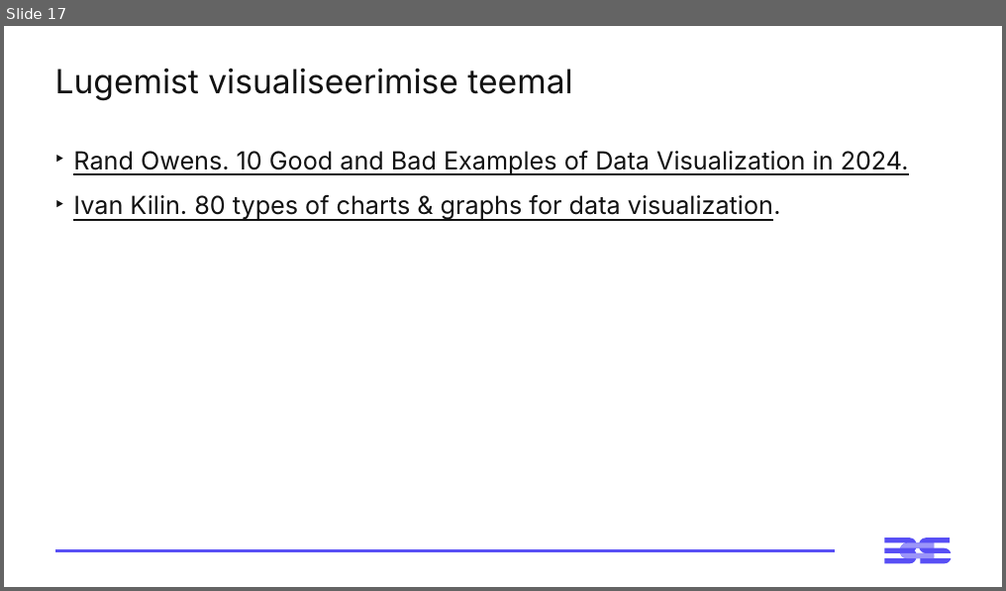
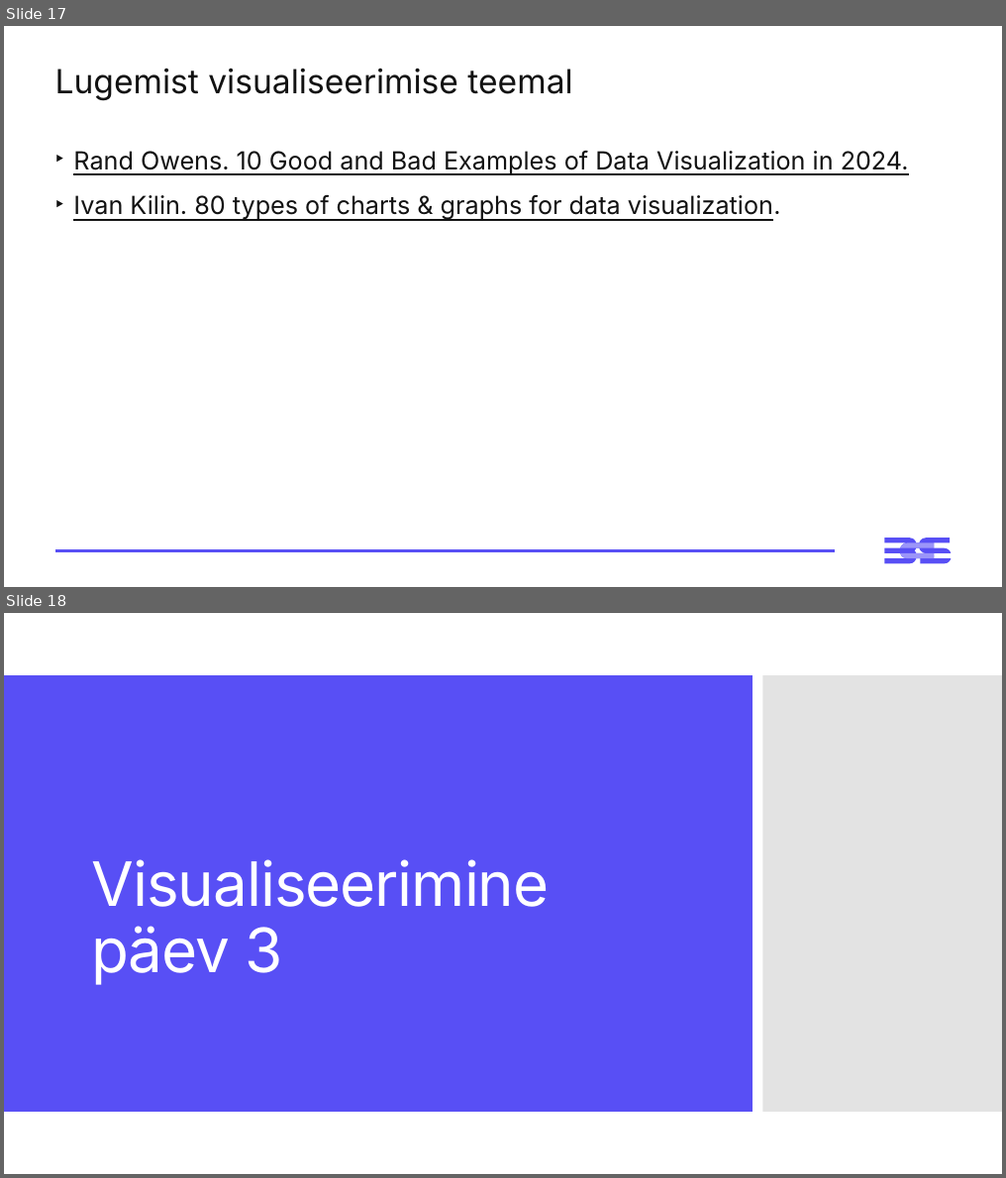
Before and after one commit to emilieabel/andmetarkus, a slide deck: Materjalid/Day3 M Visuaalid Andmelugu/3-paev-andmetarkus-esitlus.pptx. Shown one above the other, each under a label of ours: slide 17 before the commit, slides 17 and 18 after it. The pictures are 1006x591 and 1006x1178 pixels, drawn with LibreOffice and Linux fonts; fonts in the diff are those of the drawing. Boxes give left, top, right and bottom in pixels: in the first picture for what was removed or moved away, otherwise in the second. Text is boxed around its words. In the diff, an @@ line names an element or a change of style, - is before the commit and + after.

```diff
--- a/Materjalid/Day3 M Visuaalid Andmelugu/3-paev-andmetarkus-esitlus.pptx
+++ b/Materjalid/Day3 M Visuaalid Andmelugu/3-paev-andmetarkus-esitlus.pptx
@@ slide 18 added at [4, 613, 1002, 1174], background #FFFFFF @@
@@ rectangle added at [4, 675, 752, 1112], fill #584FF5 @@
@@ rectangle added at [763, 675, 1002, 1112], fill #C8C8C8 at 50% opacity @@
@@ title added at [91, 860, 548, 985], 59 pt, text #FFFFFF @@
+Visualiseerimine päev 3
```
Also in this commit, not shown: 1 slide changed, 14 other slides added, 1 other file.
